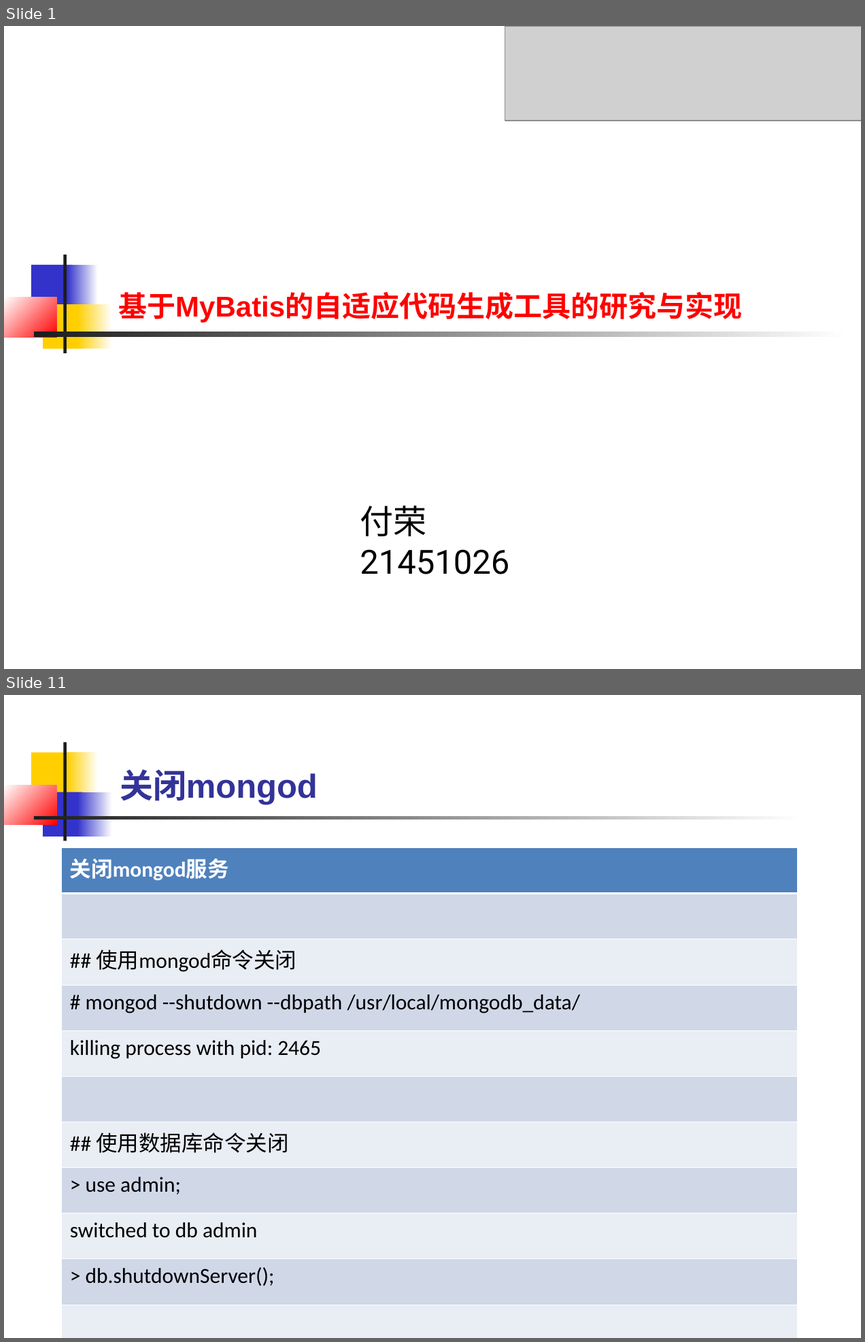
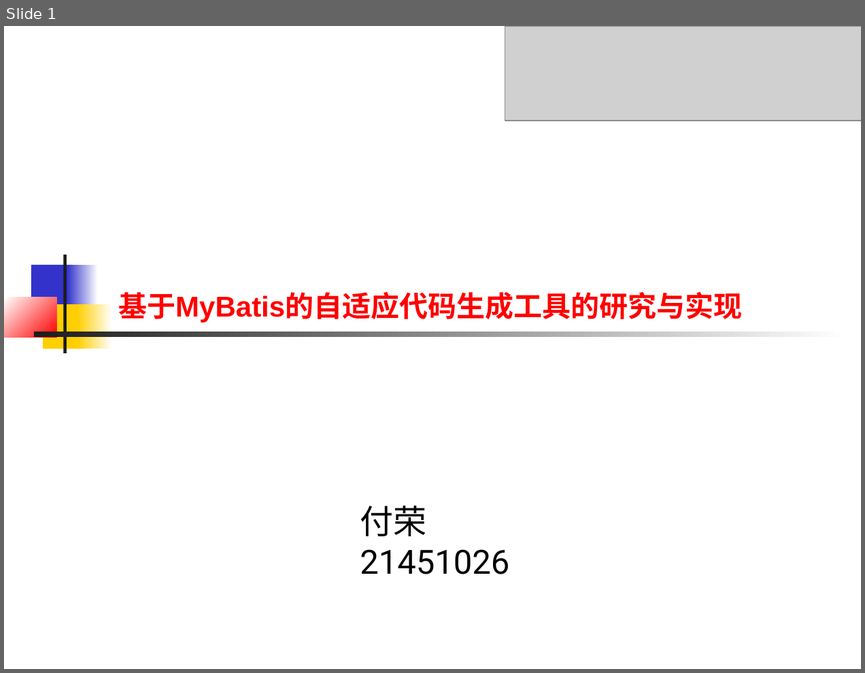
Before and after one commit to connLAN/zjuResource, a slide deck: 毕业论文/开题报告论证会-材料/开题论证会-付荣.ppt. Shown one above the other, each under a label of ours: slides 1 and 11 before the commit, slide 1 after it; the slides between them are not shown. The pictures are 865x1342 and 865x673 pixels, drawn with LibreOffice and Linux fonts; fonts in the diff are those of the drawing; grey boxes stand for pictures. Boxes give left, top, right and bottom in pixels: in the first picture for what was removed or moved away, otherwise in the second. Text is boxed around its words. In the diff, an @@ line names an element or a change of style, - is before the commit and + after.

```diff
--- a/毕业论文/开题报告论证会-材料/开题论证会-付荣.ppt
+++ b/毕业论文/开题报告论证会-材料/开题论证会-付荣.ppt
@@ slide 11 removed at box(4, 695, 861, 1338), background #FFFFFF @@
@@ rectangle removed at box(31, 752, 73, 797) @@
@@ rectangle removed at box(63, 742, 66, 841) @@
@@ rectangle removed at box(67, 752, 99, 797) @@
@@ title removed at box(120, 769, 317, 805) @@
-关闭mongod
@@ rectangle removed at box(4, 785, 56, 824) @@
@@ rectangle removed at box(43, 792, 82, 836) @@
@@ rectangle removed at box(77, 792, 112, 836) @@
@@ rectangle removed at box(34, 817, 805, 820) @@
@@ table removed at box(61, 847, 797, 1338), 11 rows, 1 columns @@
-关闭mongod服务
-
-## 使用mongod命令关闭
-# mongod --shutdown --dbpath /usr/local/mongodb_data/
-killing process with pid: 2465
-
-## 使用数据库命令关闭
-> use admin;
-switched to db admin
-> db.shutdownServer();
-
```
Also in this commit, not shown: 9 slides added, 10 other slides removed, 1 other file.
